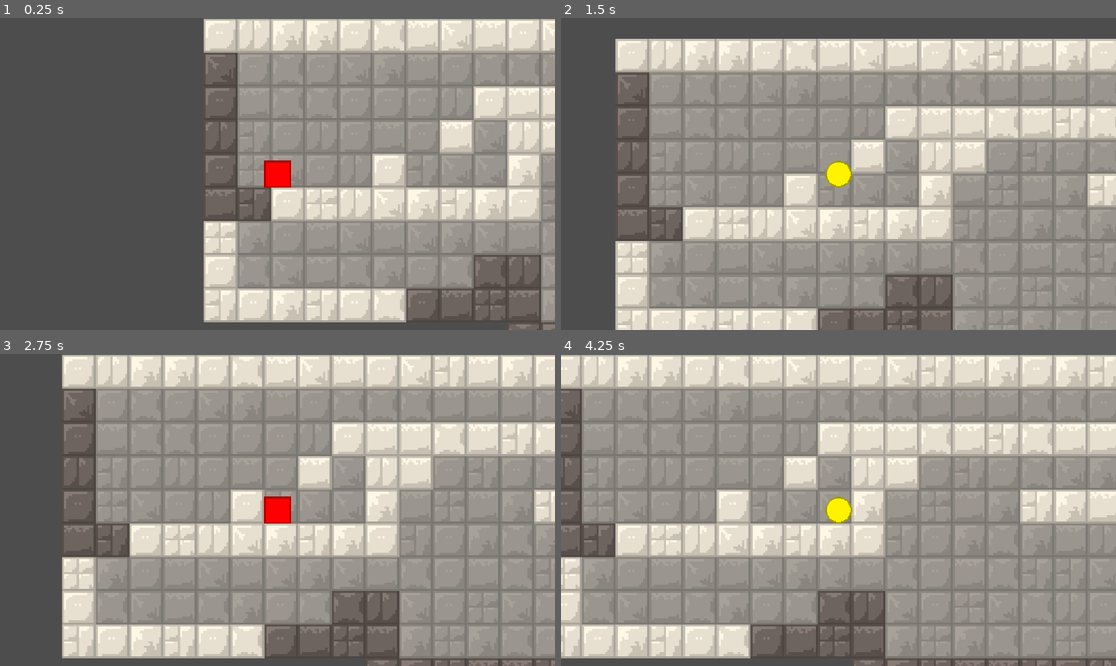
Above: before the commit, frames 1-4 (two rows, left to right).
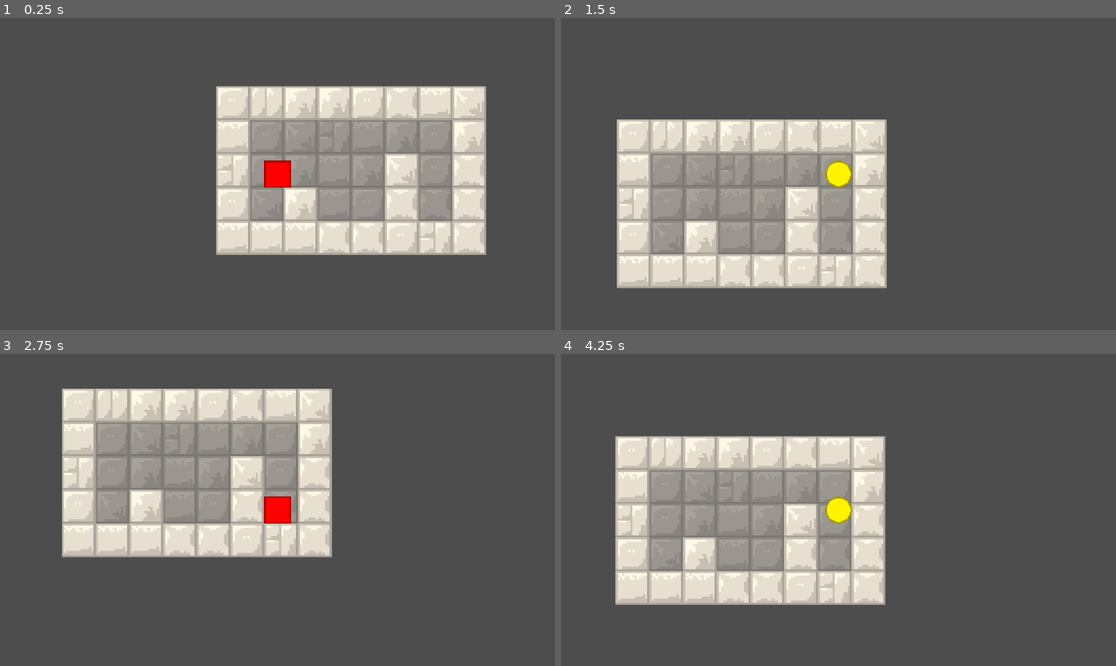
Above: after the commit, the same moments.

Repository: micah-wehrle/gwj-77-fitting-in
Game: Godot game, scene res://Scenes/level.tscn
The game is run twice, just before and just after one commit, with the same random seed, the same clock (stepped at 60 frames per second) and the same inputs.
Inputs:
- Up to frame 1 (0.25 s): no input
- Up to frame 2 (1.5 s): tap Enter at 0.5 s; hold Right (right) from 0.53 s (still down); tap Tab (tab) at 0.6, 1.35 s; tap Space (jump) at 0.77 s
- Up to frame 3 (2.75 s): tap Space (jump) at 1.52 s; release Right (right) at 2.03 s; hold Left (left) from 2.03 s (still down); tap Tab (tab) at 2.1 s
- Up to frame 4 (4.25 s): tap Space (jump) at 2.75, 3.02, 3.77 s; release Left (left) at 2.78 s; hold Right (right) from 2.78 s (still down); tap Tab (tab) at 2.85, 3.6 s

The runs differ from the first frame. In frame 1, 51% of the frame differs, in the area x 36-100%, y 0-100%; in frame 2, 74%; in frame 3, 71%; in frame 4, 87%, in the area x 0-100%, y 0-100%.

Commit message:
Rewrote world builder to use new world format v1

Diff:
--- a/Scripts/level.gd
+++ b/Scripts/level.gd
@@ -11,7 +11,7 @@
 var player_scene = preload("res://Scenes/player.tscn");
 var player;
 
-var level_data = '111111111111111111111
+var level_data_old = '111111111111111111111
 200000000000000000001
 200000001111111111001
 200000010110000000001
@@ -21,6 +21,8 @@
 100000002200000000001
 111111222200000000001
 .........222222221111'.split('\n');
+
+var level_data = 'size:10,7|ver:1|tiles:empty~empty~empty~empty~empty~empty~empty~empty~empty~empty^empty~wall~wall~wall~wall~wall~wall~wall~wall~empty^empty~wall~bg~bg~bg~bg~bg;PU~bg~wall~empty^empty~wall~bg~bg;player~bg~bg~wall~bg~wall~empty^empty~wall~bg~wall~bg~bg~wall~bg~wall~empty^empty~wall~wall~wall~wall~wall~wall~wall~wall~empty^empty~empty~empty~empty~empty~empty~empty~empty~empty~empty'
 
 # Called when the node enters the scene tree for the first time.
 func _ready():
@@ -37,8 +39,72 @@
 func _process(delta):
 	pass
 
+func build_level():
+	var metadata = level_data.split('|');
 
-func build_level():
+	var width = 0;
+	var height = 0;
+
+	var version = '0';
+
+	var level_raw = '';
+
+	for data in metadata:
+		var data_parts = data.split(':');
+		if data_parts[0] == 'size':
+			var size = data_parts[1].split(',');
+			width = int(size[0]);
+			height = int(size[1]);
+		elif data_parts[0] == 'ver':
+			version = data_parts[1];
+		elif data_parts[0] == 'tiles':
+			level_raw = data_parts[1];
+
+	var level_rows_raw = level_raw.split('^'); # an array of rows
+
+	var level_data = [];
+	var y = 0;
+	for level_row_raw in level_rows_raw: # loop through each row
+		var x= 0;
+		var tile_row = [];
+		var tiles_raw = level_row_raw.split('~');
+
+		for tile_raw in tiles_raw: # loop through each individual tile in the row
+
+			if tile_raw.contains('empty'): # nothing should need to be done for empty tiles. Players and powerups should always be on a background tile, empty tiles are outside the world.
+				continue;
+
+			var tile_parts_raw = tile_raw.split(';');
+			for tile_prop in tile_parts_raw: # loop through all the properties of a tile. Usually just the type (like wall, bg, etc) but contains if the player is there, or if there's a powerup
+				if tile_prop == 'player':
+					player.position = Vector2(x * tile_size, y * tile_size); # just update the loc of the player. Not strictly a tile action.
+					pass;
+				elif tile_prop == 'PU':
+					pass; # to be implemented
+				else: # Might need to setup better, as any non-tile label properties I add will default to here. Maybe I should make all tile types be like tile-empty and tile-bg so I can check.
+					var tile = tile_scene.instantiate();
+					tile_row.push_back(tile); # add tile to current row array (row will be added to the main tile_grid after it's populated
+					tile_parent.add_child(tile); # This adds the tile to the world, there's a Node2D called %TileParent that just gets all the tiles slapped onto it
+
+					# setup tile
+					var new_position = Vector2(x * tile_size, y * tile_size);
+					tile.position = new_position;
+
+					if tile_prop == 'bg':
+						tile.set_is_bg(true);
+						tile.set_type('0');
+
+					elif tile_prop == 'wall':
+						tile.set_type('1');
+
+
+					pass;
+			x += 1;
+		tile_grid.push_back(tile_row);
+		y += 1;
+
+func build_level_old():
+	var level_data = [];
 	var y = 0;
 	for tile_row_data in level_data:
 		var x = 0;
Not shown, changed: todo.txt
